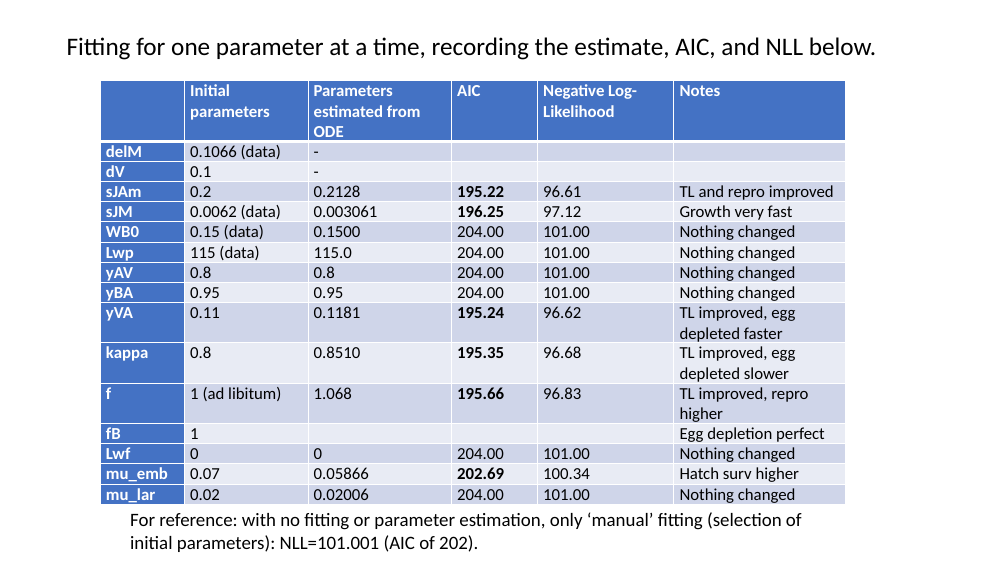
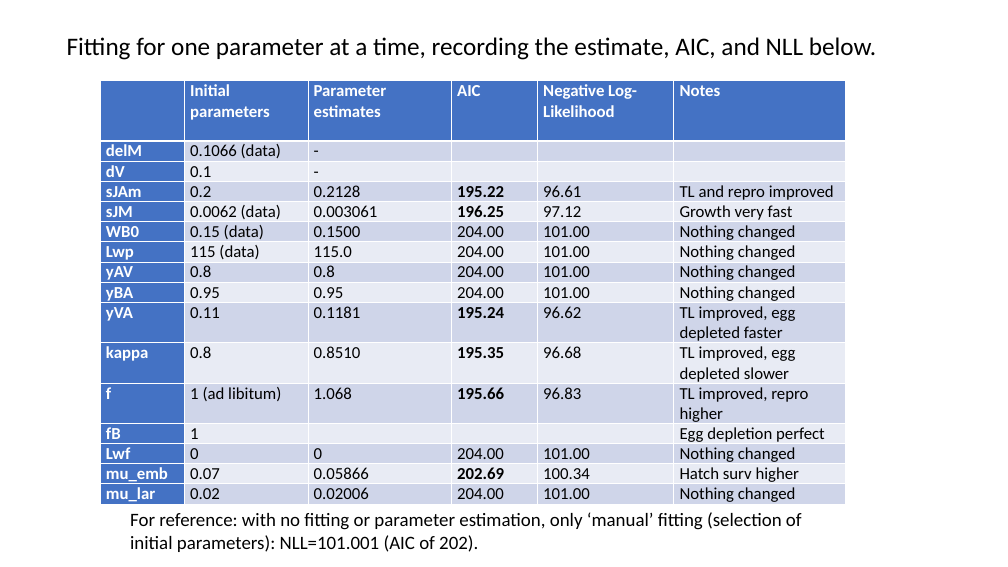
Before and after one commit to tschwemmer/MenidiaOA, a slide deck: slide 12 of DEBkiss results/Current version and updates.pptx. Drawn at 1008x567 pixels with LibreOffice and Linux fonts; fonts in the diff are those of the drawing. Boxes give left, top, right and bottom in pixels: in the first picture for what was removed or moved away, otherwise in the second. Text is boxed around its words. In the diff, an @@ line names an element or a change of style, - is before the commit and + after.

```diff
--- a/DEBkiss results/Current version and updates.pptx
+++ b/DEBkiss results/Current version and updates.pptx
@@ table at (101, 81, 845, 506) @@
-row 1, column 3: Parameters estimated from ODE
+row 1, column 3: Parameter estimates
```
Also in this commit, not shown: 1 other slide changed, 2 slides added.
